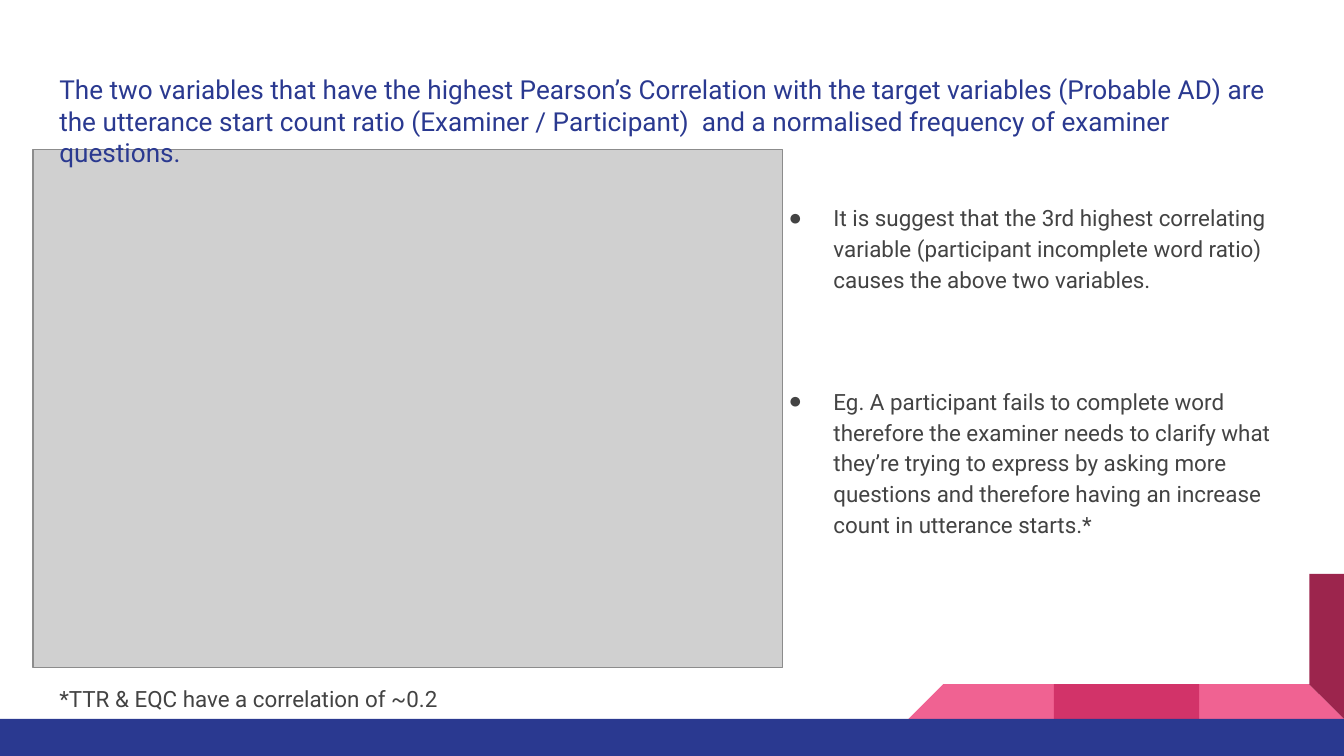
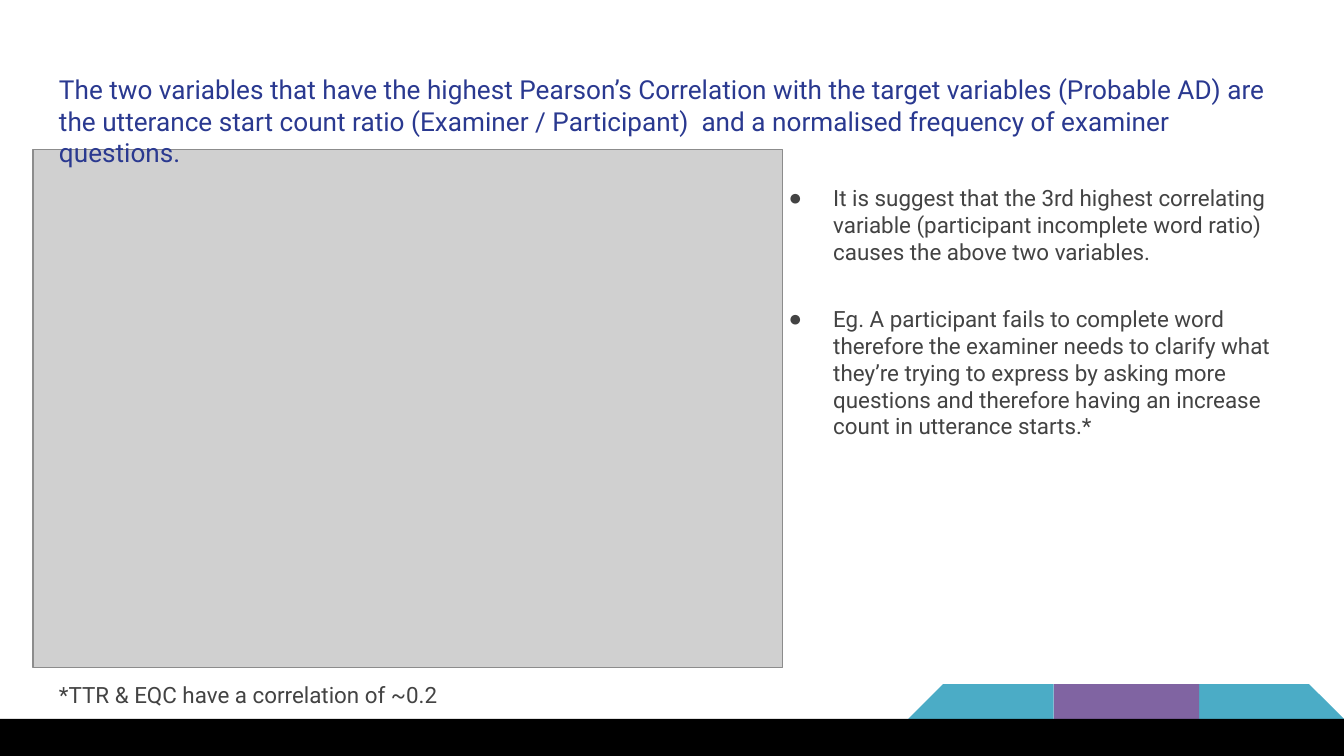
Before and after one commit to clairemk/Thesis_NLP_Alzheimers, a slide deck: slide 24 of WriteUp/Presentation/Project Pres- Interactional and Linguistic Analysis for Computationally Diagnosing Alzheimer’s Disease.pptx. Drawn at 1344x756 pixels with LibreOffice and Linux fonts; fonts in the diff are those of the drawing; grey boxes stand for pictures. Boxes give left, top, right and bottom in pixels: in the first picture for what was removed or moved away, otherwise in the second. Text is boxed around its words. In the diff, an @@ line names an element or a change of style, - is before the commit and + after.

```diff
--- a/WriteUp/Presentation/Project Pres- Interactional and Linguistic Analysis for Computationally Diagnosing Alzheimer’s Disease.pptx
+++ b/WriteUp/Presentation/Project Pres- Interactional and Linguistic Analysis for Computationally Diagnosing Alzheimer’s Disease.pptx
@@ text "It is suggest that the ..." at <box>833,189,1270,434</box>: line spacing 1.15 to 1; less space between paragraphs @@
@@ right triangle at <box>909,574,1054,719</box>: fill #F06292 to #4BACC6 @@
@@ rectangle at <box>1054,574,1199,719</box>: fill #D23369 to #8064A2 @@
@@ right triangle at <box>1199,574,1344,719</box>: fill #F06292 to #4BACC6 @@
@@ right triangle removed at <box>1199,574,1344,719</box> @@
@@ text "*TTR & EQC have a ..." at <box>59,686,437,706</box>: line spacing 1.15 to 1; less space between paragraphs @@
@@ rectangle at <box>0,719,1344,755</box>: fill #2A3990 to #000000 @@
```
Also in this commit, not shown: 31 other slides changed, 1 other file.
